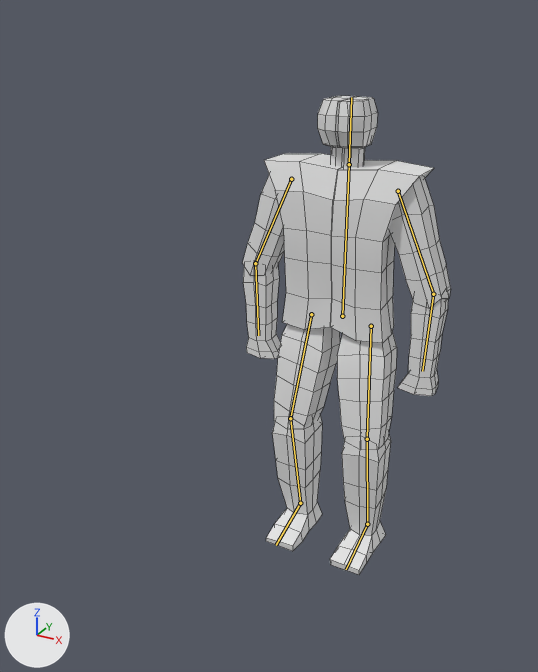
The Blender file Godot/Blender/Shambler/shambler.blend, before and after one commit.
Before and after are seen from a 50 mm lens placed at (1.68, -4.0, 3.4), pointed at (-0.19, -0.61, 1.7). Lighting does not change. The marker at lower left points along +X, +Y and +Z. The bones that bend it are drawn over the model as lines. Mesh edges are drawn as thin lines.
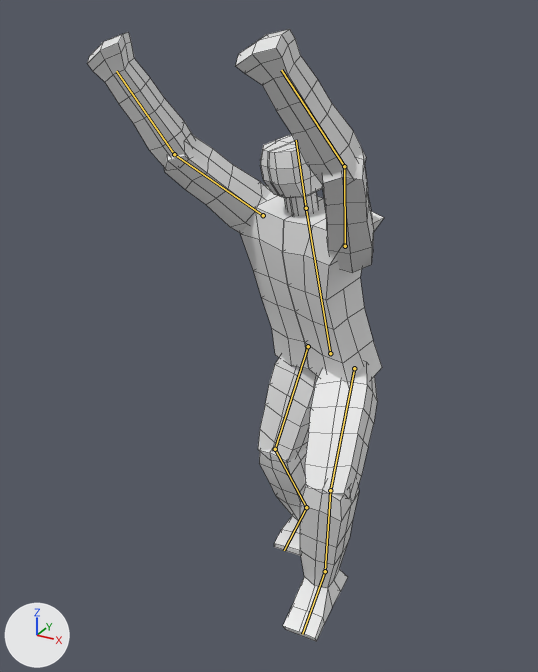
The newer file adds an action. The first version stands in its rest pose; the second is drawn at frame 6 of the action 'swipe'.

Where the change shows, as pixel boxes [x1, y1, x2, y2] in the pictures (538 x 672 px):
'Cube', posed (43% wider, 28% taller)
    before: [243, 96, 451, 575]
    after: [87, 29, 384, 642]
bone 'body', root to tip
    before: (342, 316) to (349, 164)
    after: (330, 353) to (306, 208)
bone 'head', root to tip
    before: (349, 164) to (351, 97)
    after: (306, 208) to (296, 140)
bone 'upperarm.l', root to tip
    before: (398, 191) to (433, 294)
    after: (345, 246) to (344, 166)
bone 'lowerarm.l', root to tip
    before: (433, 294) to (422, 371)
    after: (344, 166) to (281, 70)
bone 'upperarm.r', root to tip
    before: (291, 179) to (255, 263)
    after: (263, 215) to (174, 154)
bone 'lowerarm.r', root to tip
    before: (255, 263) to (258, 335)
    after: (174, 154) to (116, 71)

What the commit changed:
Bone 'body' (bone_body) moves from (0.0, 0.0, 0.0) to (-0.298, -0.123, 0.06).
Bone 'body' (bone_body) turns from (0, 0, 0) to (-6, -22, 14) degrees about its own x, y and z.
Bone 'head' (bone_head) turns from (0, 0, 0) to (0, -2, -1) degrees about its own x, y and z.
Bone 'upperarm.l' (bone_upperarm_l) moves from (0.0, 0.0, 0.0) to (-0.003, 0.012, 0.005).
Bone 'upperarm.l' (bone_upperarm_l) turns from (0, 0, 0) to (-52, 19, 132) degrees about its own x, y and z.
Bone 'lowerarm.l' (bone_lowerarm_l) moves from (0.0, 0.0, 0.0) to (-0.004, 0.019, -0.001).
Bone 'lowerarm.l' (bone_lowerarm_l) turns from (0, 0, 0) to (5, -12, 19) degrees about its own x, y and z.
Bone 'upperarm.r' (bone_upperarm_r) moves from (0.0, 0.0, 0.0) to (0.003, -0.012, 0.005).
Bone 'upperarm.r' (bone_upperarm_r) turns from (0, 0, 0) to (47, 44, 172) degrees about its own x, y and z.
Bone 'lowerarm.r' (bone_lowerarm_r) moves from (0.0, 0.0, 0.0) to (0.004, -0.019, -0.001).
Bone 'lowerarm.r' (bone_lowerarm_r) turns from (0, 0, 0) to (11, -4, 14) degrees about its own x, y and z.
Bone 'iklegtarget.l' (bone_iklegtarget_l) moves from (0.0, 0.0, 0.0) to (0.129, -0.708, 0.001).
Bone 'iklegtarget.l' (bone_iklegtarget_l) turns from (0, 0, 0) to (0, 0, -18) degrees about its own x, y and z.
Bone 'iklegtarget.r' (bone_iklegtarget_r) moves from (0.0, 0.0, 0.0) to (0.046, 0.0, -0.022).
Bone 'iklegtarget.r' (bone_iklegtarget_r) turns from (0, 0, 0) to (0, 1, 2) degrees about its own x, y and z.
